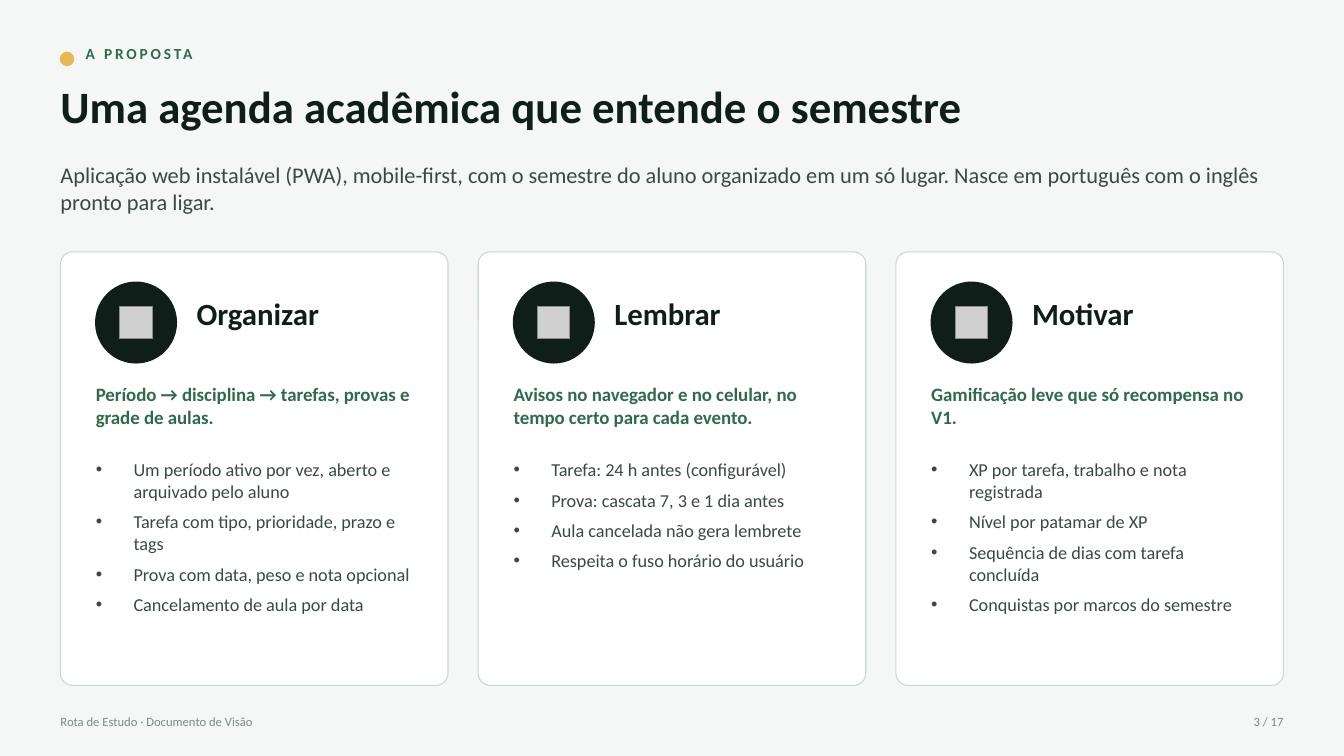
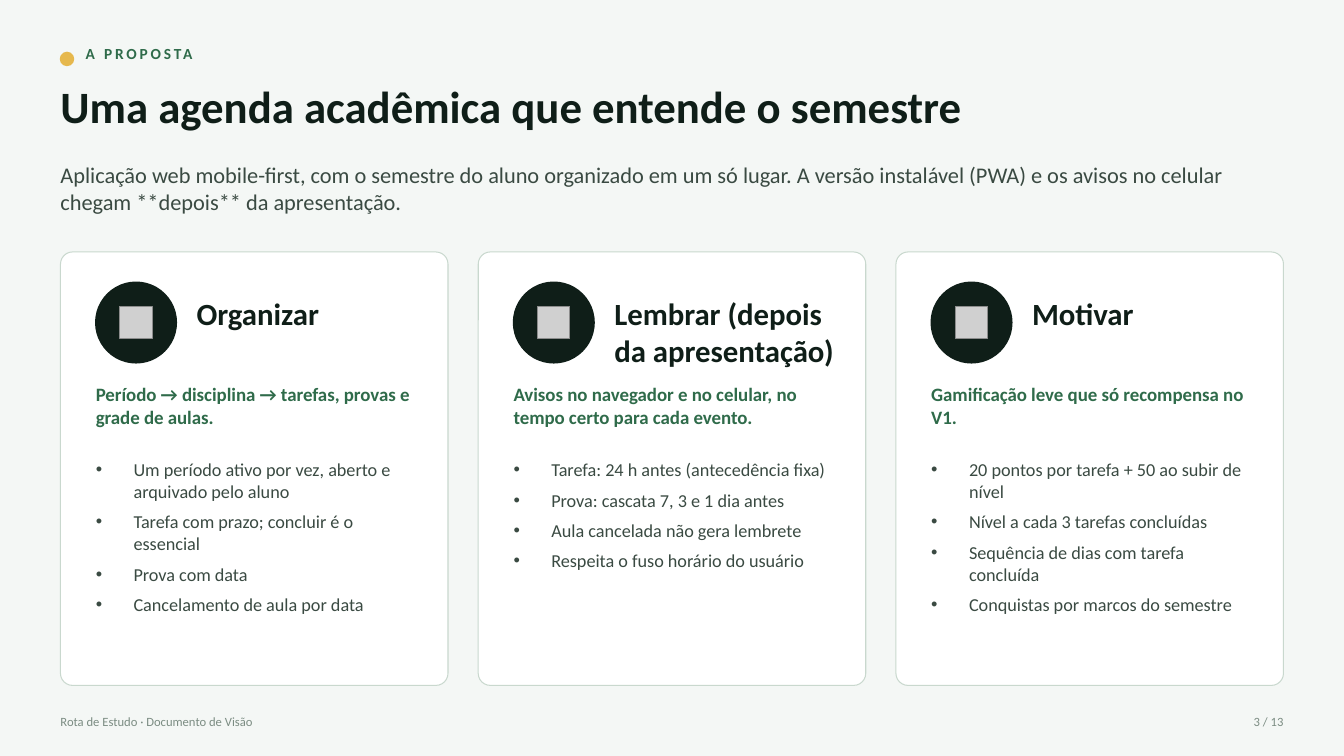
Before and after one commit to rilsonjoas/rural-sala-de-aula, a slide deck: slide 3 of Rota de Estudo - Requisitos e Escopo.pptx. Drawn at 1344x756 pixels with LibreOffice and Linux fonts; fonts in the diff are those of the drawing; grey boxes stand for pictures. Boxes give left, top, right and bottom in pixels: in the first picture for what was removed or moved away, otherwise in the second. Text is boxed around its words. In the diff, an @@ line names an element or a change of style, - is before the commit and + after.

```diff
--- a/Rota de Estudo - Requisitos e Escopo.pptx
+++ b/Rota de Estudo - Requisitos e Escopo.pptx
@@ text at box(60, 167, 1222, 214): text changed @@
-Aplicação web instalável (PWA), mobile-first, com o semestre do aluno organizado em um só lugar. Nasce em português com o inglês pronto para ligar.
+Aplicação web mobile-first, com o semestre do aluno organizado em um só lugar. A versão instalável (PWA) e os avisos no celular chegam **depois** da apresentação.
@@ text at box(614, 302, 834, 367): text changed @@
-Lembrar
+Lembrar (depois da apresentação)
@@ text at box(551, 463, 825, 479): text changed @@
-• Tarefa: 24 h antes (configurável)
+• Tarefa: 24 h antes (antecedência fixa)
@@ text at box(969, 463, 1242, 528): text changed @@
-• XP por tarefa, trabalho e nota registrada
-• Nível por patamar de XP
+• 20 pontos por tarefa + 50 ao subir de nível
+• Nível a cada 3 tarefas concluídas
@@ text at box(134, 515, 354, 581): text changed @@
-• Tarefa com tipo, prioridade, prazo e tags
-• Prova com data, peso e nota opcional
+• Tarefa com prazo; concluir é o essencial
+• Prova com data
@@ text at box(1254, 718, 1284, 726): text changed @@
-3 / 17
+3 / 13
```
Also in this commit, not shown: 11 other slides changed, 1 slide added, 5 slides removed, 1 other file.
